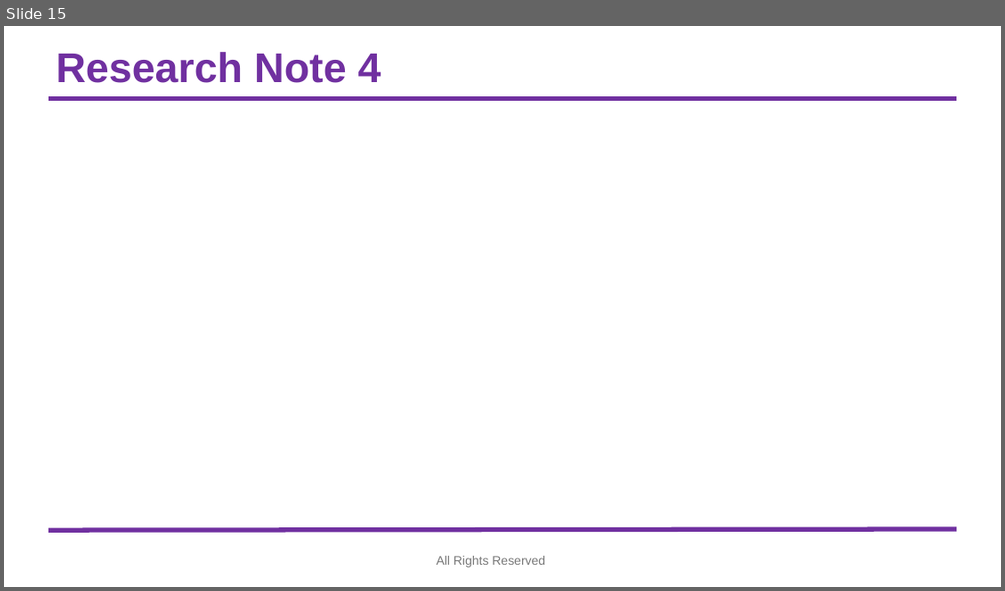
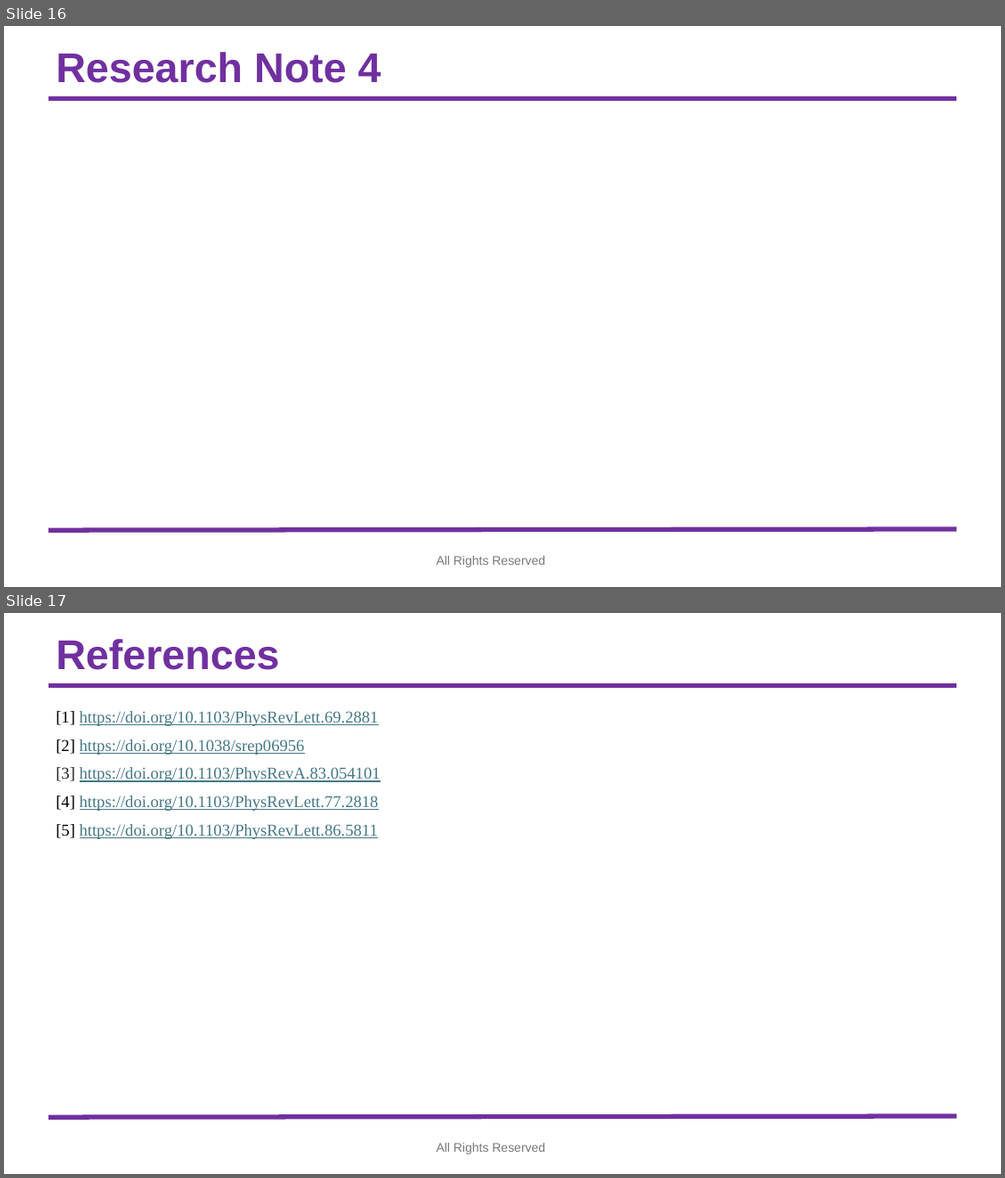
Before and after one commit to syedshubha/QNET25_Shubha, a slide deck: Fidelity_EntropyMatrics.pptx. Shown one above the other, each under a label of ours: slide 15 before the commit, slides 16 and 17 after it. The pictures are 1005x591 and 1005x1178 pixels, drawn with LibreOffice and Linux fonts; fonts in the diff are those of the drawing; grey boxes stand for pictures; background and template pictures are left out. Boxes give left, top, right and bottom in pixels: in the first picture for what was removed or moved away, otherwise in the second. Text is boxed around its words. In the diff, an @@ line names an element or a change of style, - is before the commit and + after.

```diff
--- a/Fidelity_EntropyMatrics.pptx
+++ b/Fidelity_EntropyMatrics.pptx
@@ slide 17 added at (4,613,1001,1174), background #FFFFFF; not listed: 2 template elements that a slide beside it also shows @@
@@ title added at (56,639,279,670), 40 pt, text #7030A0, bold @@
+References
@@ text added at (56,711,380,839), 16 pt, text #467886, underline @@
+[1] https://doi.org/10.1103/PhysRevLett.69.2881
+[2] https://doi.org/10.1038/srep06956
+[3] https://doi.org/10.1103/PhysRevA.83.054101
+[4] https://doi.org/10.1103/PhysRevLett.77.2818
+[5] https://doi.org/10.1103/PhysRevLett.86.5811
@@ text added at (437,1143,545,1154), 12 pt, text #797979 @@
+All Rights Reserved
@@ what was slide 15 is now slide 16 @@
```
Also in this commit, not shown: 3 slides changed, 1 other slide added.
